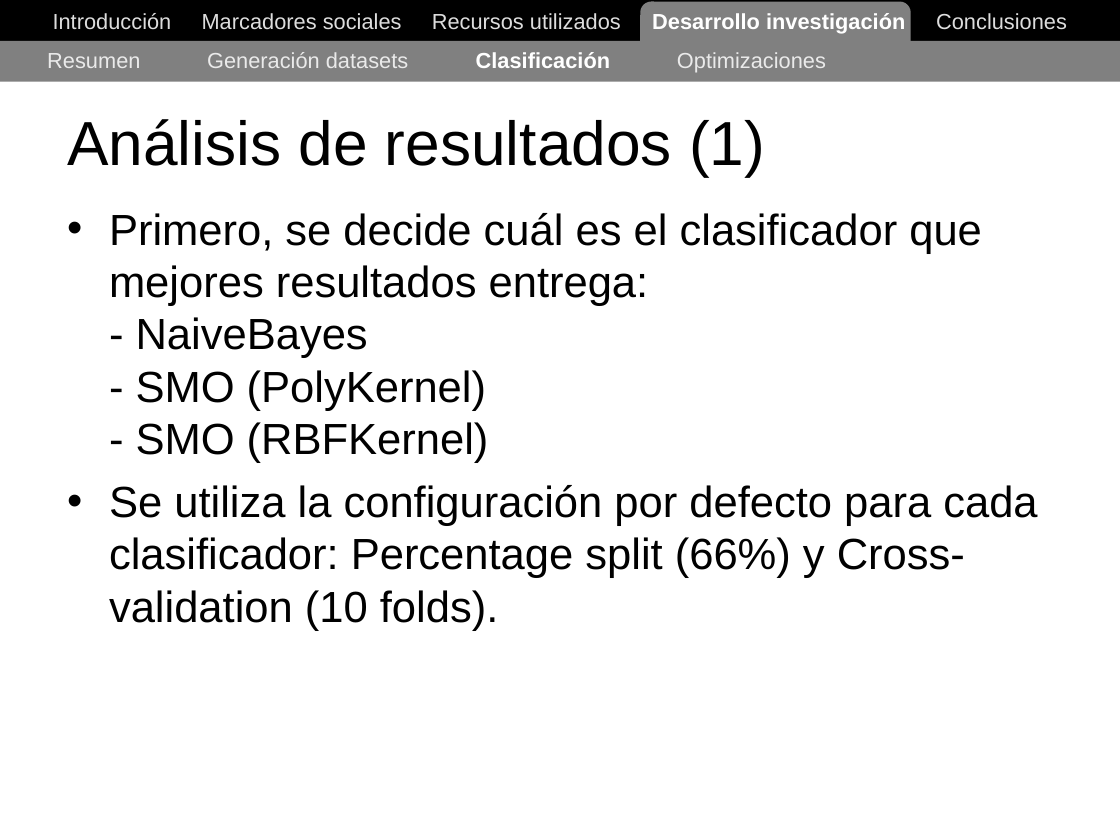
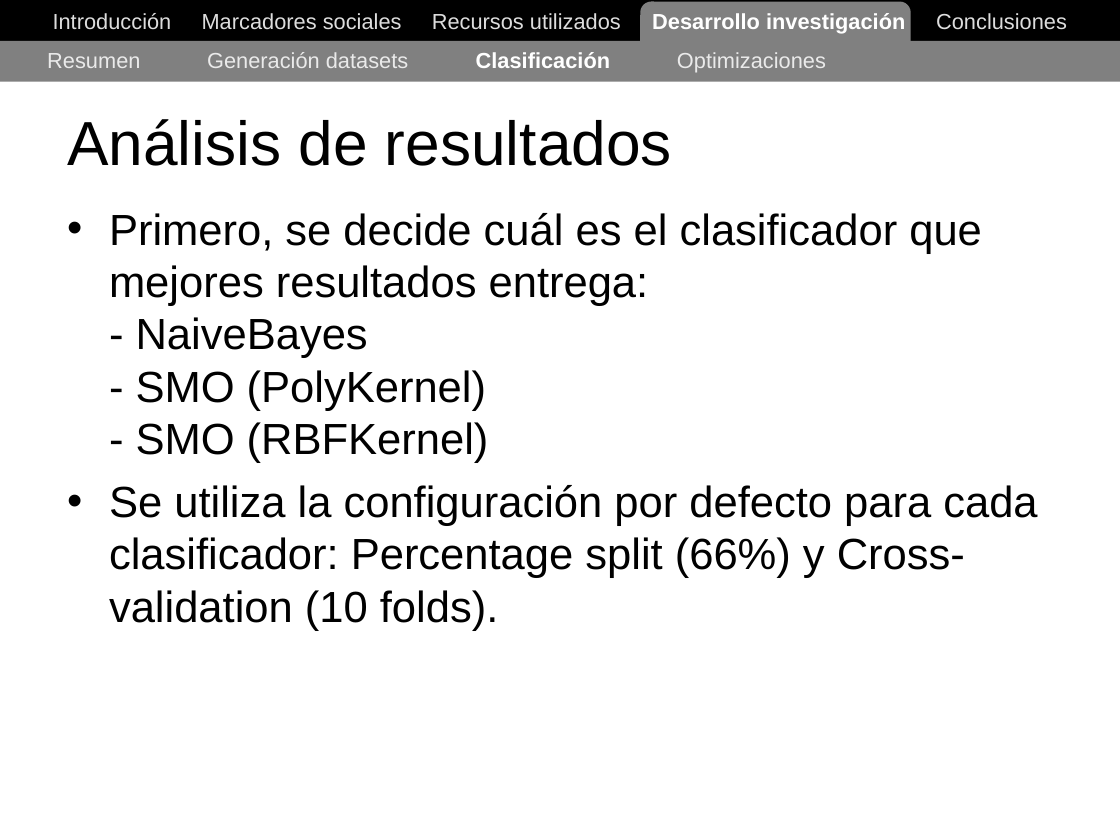
Before and after one commit to ak907kenai/nicotournetesis, a slide deck: slide 42 of docs_trunk/Nicolás Tourné - Presentación Tesis (v1).ppt. Drawn at 1120x840 pixels with LibreOffice and Linux fonts; fonts in the diff are those of the drawing. Boxes give left, top, right and bottom in pixels: in the first picture for what was removed or moved away, otherwise in the second. Text is boxed around its words. In the diff, an @@ line names an element or a change of style, - is before the commit and + after.

```diff
--- a/docs_trunk/Nicolás Tourné - Presentación Tesis (v1).ppt
+++ b/docs_trunk/Nicolás Tourné - Presentación Tesis (v1).ppt
@@ title at (67,119,672,166): text changed @@
-Análisis de resultados (1)
+Análisis de resultados
```
Also in this commit, not shown: 1 other slide changed, 1 other file.
